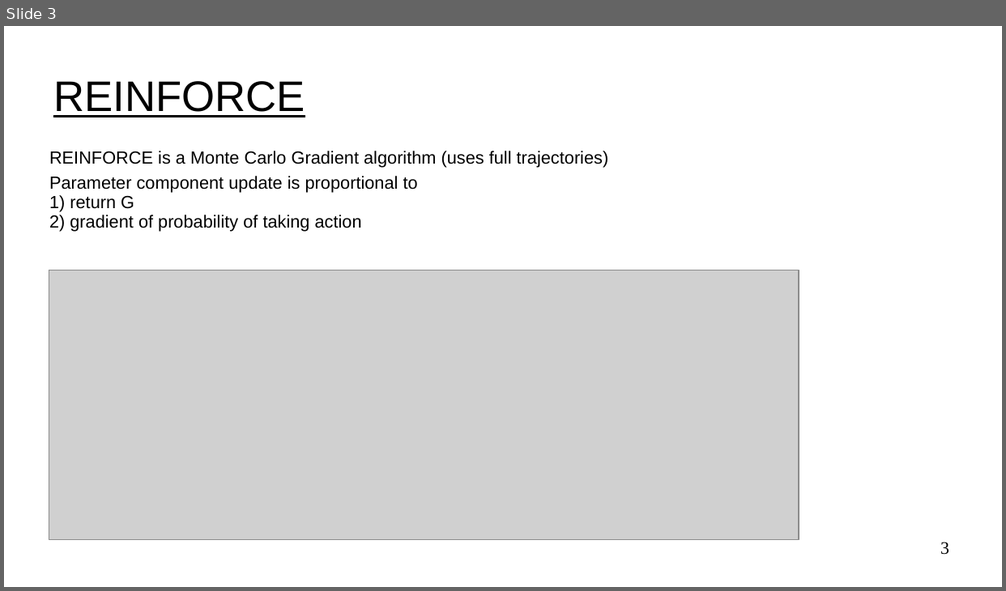
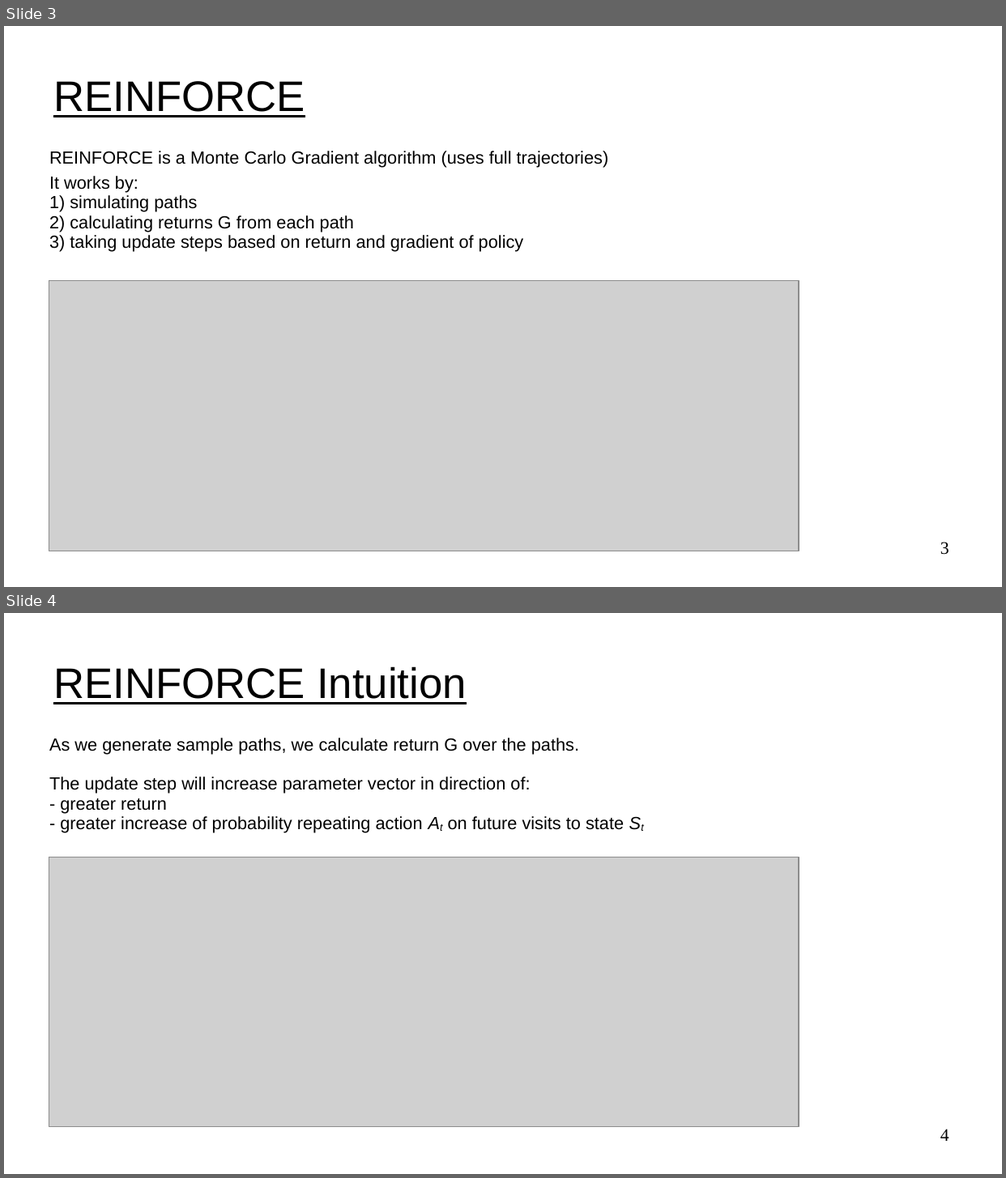
Before and after one commit to UVADS/reinforcement_learning, a slide deck: 08_policy_gradients_extensions/policy_gradients_extensions.ppt. Shown one above the other, each under a label of ours: slide 3 before the commit, slides 3 and 4 after it. The pictures are 1006x591 and 1006x1178 pixels, drawn with LibreOffice and Linux fonts; fonts in the diff are those of the drawing; grey boxes stand for pictures. Boxes give left, top, right and bottom in pixels: in the first picture for what was removed or moved away, otherwise in the second. Text is boxed around its words. In the diff, an @@ line names an element or a change of style, - is before the commit and + after.

Commit message:
added policy improvement theorem for policy gradient and nicer expectation operator

```diff
--- a/08_policy_gradients_extensions/policy_gradients_extensions.ppt
+++ b/08_policy_gradients_extensions/policy_gradients_extensions.ppt
@@ slide 4 added at (4, 613, 1002, 1174), background #FFFFFF @@
@@ title added at (53, 666, 466, 705), 34 pt, text #000000, underline @@
+REINFORCE Intuition
@@ text added at (49, 738, 624, 833), 14 pt, text #000000 @@
+As we generate sample paths, we calculate return G over the paths.
+The update step will increase parameter vector in direction of:
+- greater return
+- greater increase of probability repeating action At on future visits to state St
@@ picture added at (49, 858, 799, 1127) @@
@@ page number added at (940, 1129, 949, 1141), 14 pt, text #000000 @@
+4
@@ slide 3 changed as well @@
@@ text at (49, 176, 524, 252): text changed @@
-Parameter component update is proportional to
-1) return G
-2) gradient of probability of taking action
+It works by:
+1) simulating paths
+2) calculating returns G from each path
+3) taking update steps based on return and gradient of policy
@@ picture: place and size @@
-picture at (49, 271, 799, 540)
+picture at (49, 281, 799, 551)
```
Also in this commit, not shown: 1 other slide changed, 5 other files.
